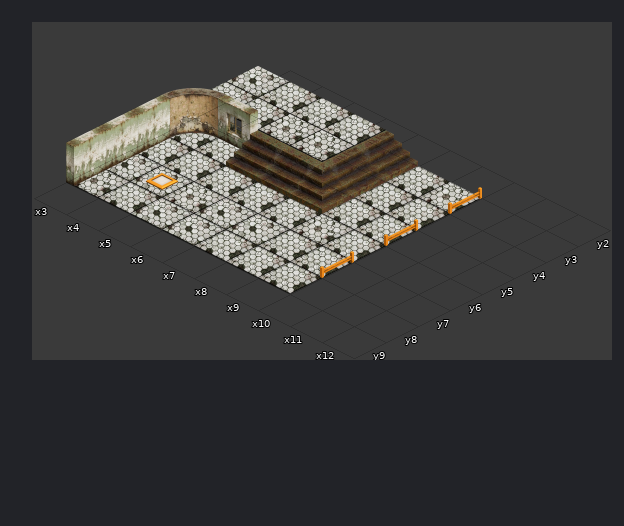
Tiled map (JSON) -- littlejs-vite/public/assets/map/sample-iso.tmj. The picture above was drawn from the file before the commit.
Cells are 256x128 px. Isometric: x runs down to the right, y down to the left. Shown: x 3..12, y 2..9. The old version is drawn lined up with the new one.
After:
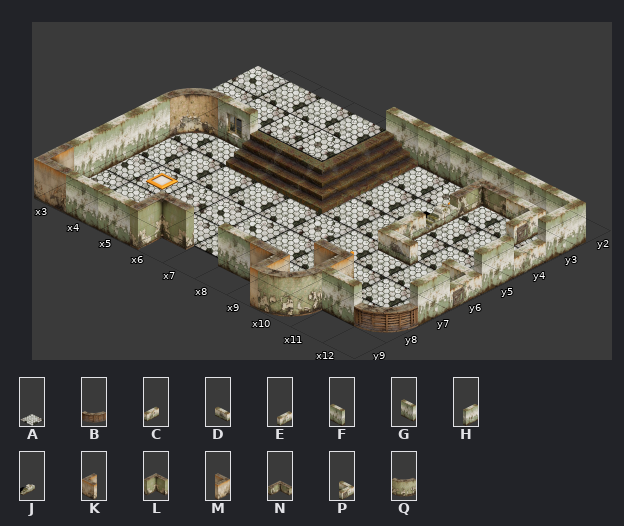
Key: from "Sample": A 15 "floor_E", B 26 "wallCurveHalf_N", C 28 "wallHalf_E", D 30 "wallHalf_S", E 31 "wallHalf_W", F 32 "wall_N", G 33 "wall_S", H 34 "wall_W", J 35 "wallBattlement_E", K 37 "wallCorner_E", L 39 "wallCorner_S", M 40 "wallCorner_W", N 43 "wallCornerHalf_S", P 44 "wallCornerHalf_W", Q 45 "wallCurve_N".
_ is an empty cell, . an unchanged one.
What changed:
map size 7x6 -> 14x13 cells (old content now starts at 3,3; both pictures use the new coordinates)
--- layer "Floor"
@@ x 10..12 @@
- 3 ___
- 4 ___
- 5 ___
- 6 ___
- 7 ___
- 8 __.
+ 3 AAA
+ 4 AAA
+ 5 AAA
+ 6 AAA
+ 7 AAA
+ 8 AA.
--- layer "Walls"
@@ x 3..12 @@
- 2 ....______
- 3 .......___
- 4 ......._._
- 5 ......._._
- 6 ......._._
- 7 ........._
- 8 .......___
- 9 ____.___..
+ 2 ....FFFFFF
+ 3 .......NPH
+ 4 .......J.E
+ 5 .......C.H
+ 6 .......D.P
+ 7 .........H
+ 8 .......MFB
+ 9 KFFL.GMQ..
Where, in picture pixels (left, top, right, bottom), the same in both pictures:
added: (34, 107, 586, 333)
